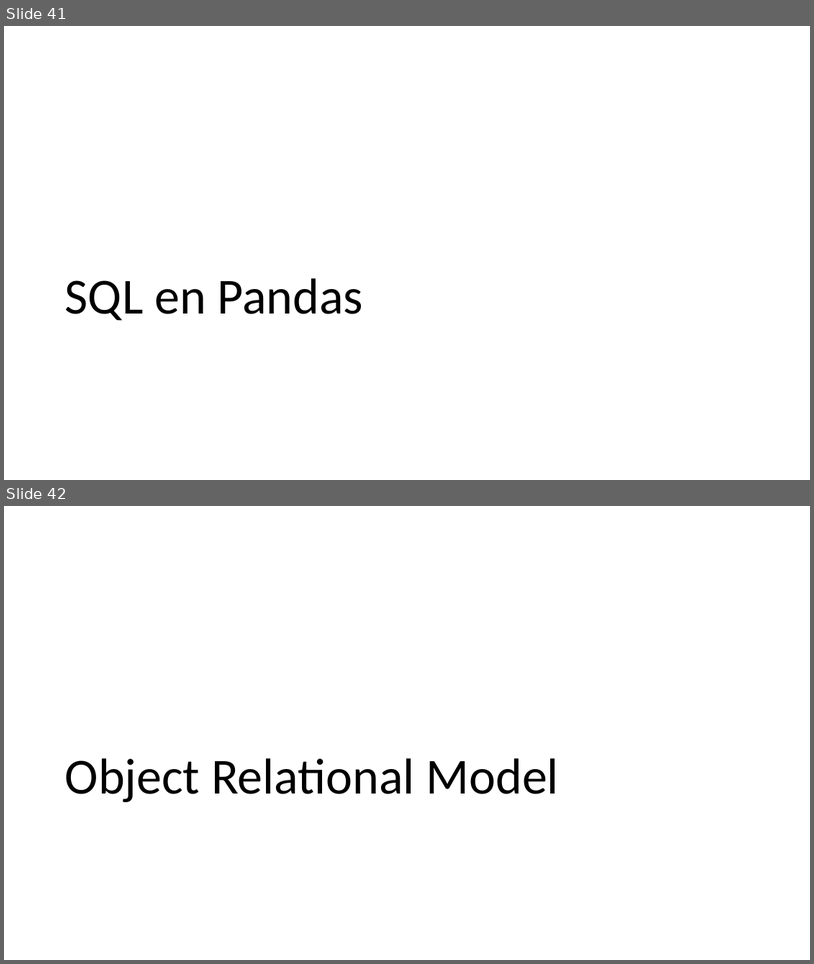
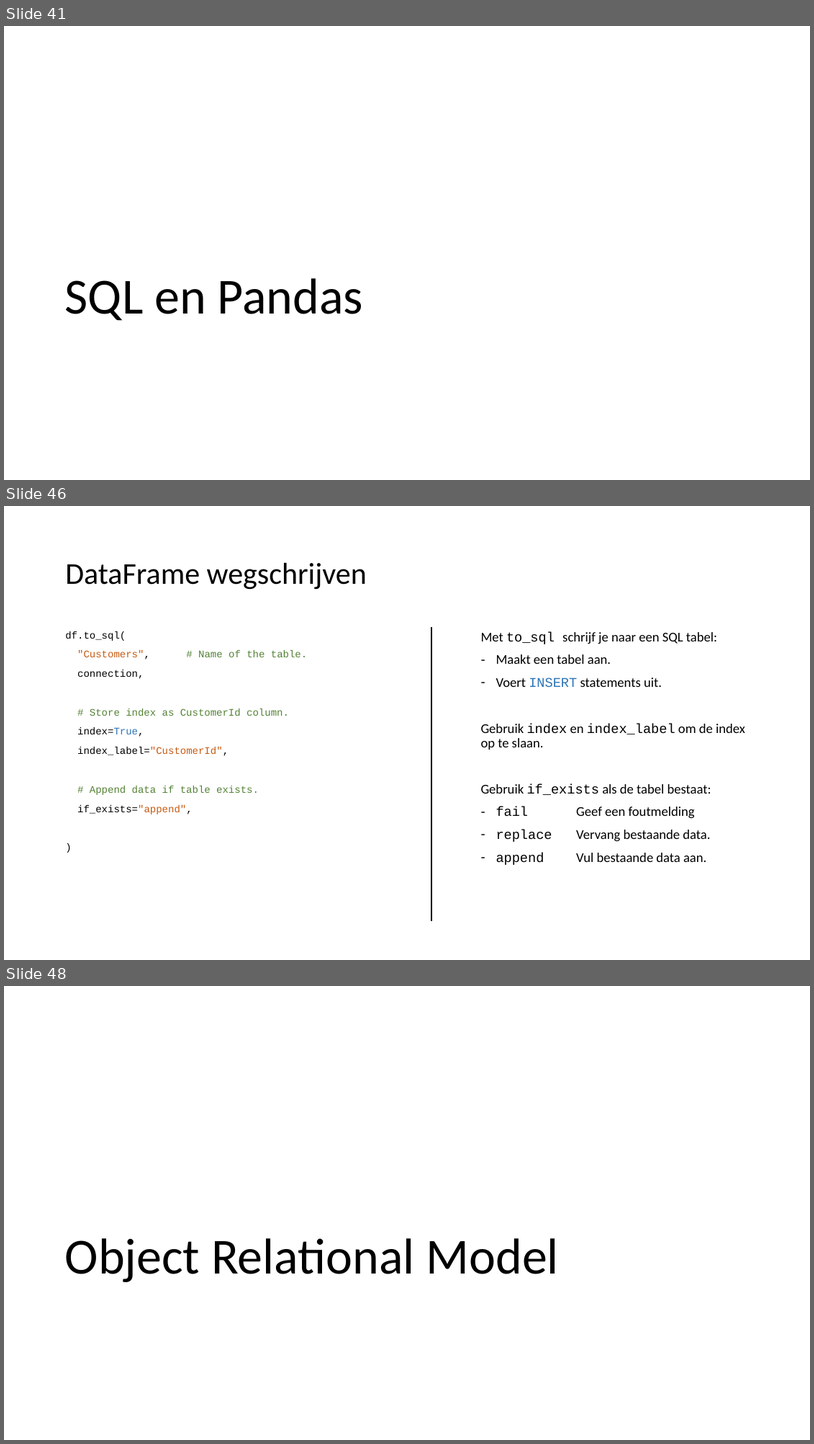
Before and after one commit to LFKoning/knowledge-sharing, a slide deck: sql_course/3_python/3_python.pptx. Shown one above the other, each under a label of ours: slides 41 and 42 before the commit, slides 41, 46 and 48 after it; the slides between them are not shown. The pictures are 814x964 and 814x1444 pixels, drawn with LibreOffice and Linux fonts; fonts in the diff are those of the drawing. Boxes give left, top, right and bottom in pixels: in the first picture for what was removed or moved away, otherwise in the second. Text is boxed around its words. In the diff, an @@ line names an element or a change of style, - is before the commit and + after.

```diff
--- a/sql_course/3_python/3_python.pptx
+++ b/sql_course/3_python/3_python.pptx
@@ slide 46 added at [4, 506, 810, 960], background #FFFFFF @@
@@ title added at [65, 563, 367, 590], 36 pt, text #000000 @@
+DataFrame wegschrijven
@@ text added at [65, 631, 307, 814], 12 pt, text #548235 @@
+df.to_sql(
+"Customers", # Name of the table.
+connection,
+# Store index as CustomerId column.
+index=True,
+index_label="CustomerId",
+# Append data if table exists.
+if_exists="append",
+)
@@ line added from (432, 627) to (432, 921), #000000 1.5 pt @@
@@ text added at [481, 631, 746, 865], 16 pt, text #000000 @@
+Met to_sql schrijf je naar een SQL tabel:
+– Maakt een tabel aan.
+– Voert INSERT statements uit.
+Gebruik index en index_label om de index op te slaan.
+Gebruik if_exists als de tabel bestaat:
+– fail Geef een foutmelding
+– replace Vervang bestaande data.
+– append Vul bestaande data aan.
@@ what was slide 42 is now slide 48 @@
```
Also in this commit, not shown: 5 slides changed, 11 other slides added, 2 slides removed, 1 other file.
